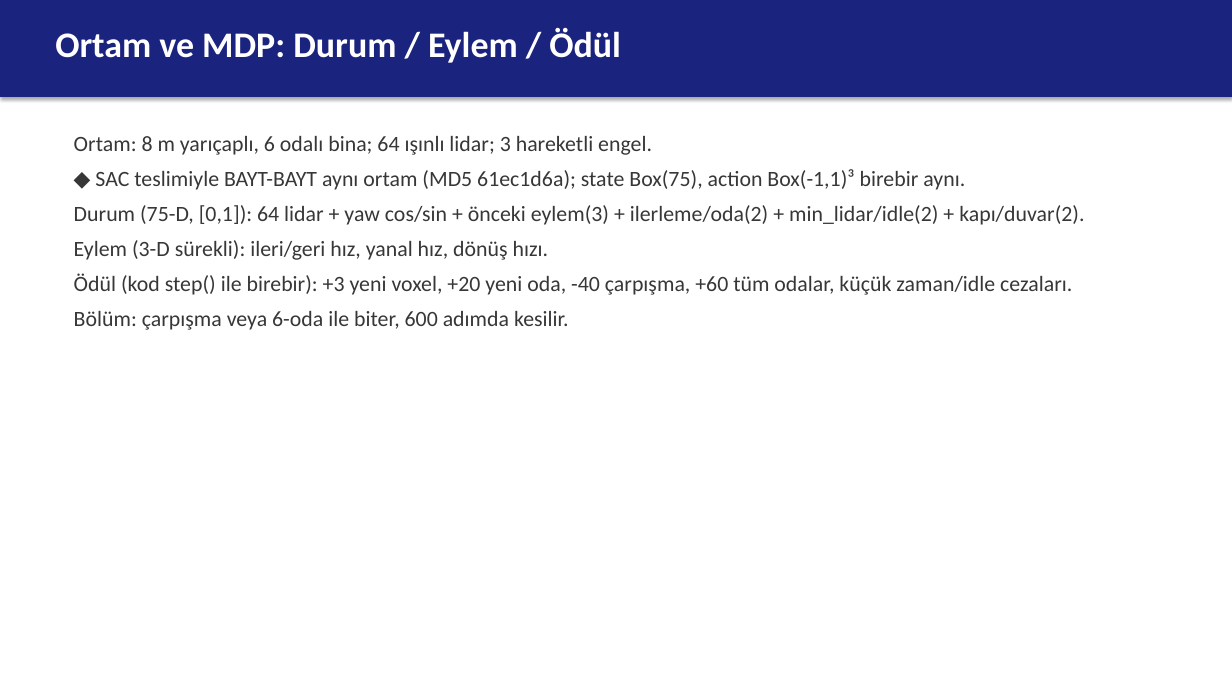
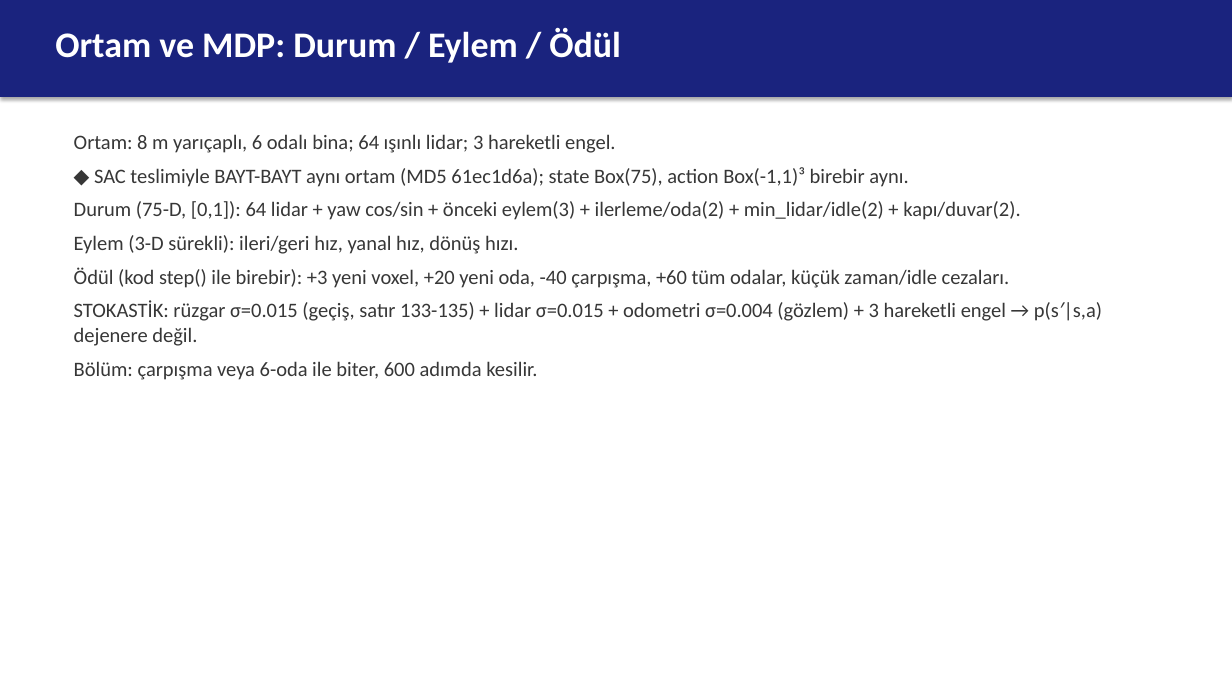
Before and after one commit to berkeryigit/rl_drone_pathfinding, a slide deck: slide 4 of deliverables/sunum/220202046_sunum.pptx. Drawn at 1232x693 pixels with LibreOffice and Linux fonts; fonts in the diff are those of the drawing. Boxes give left, top, right and bottom in pixels: in the first picture for what was removed or moved away, otherwise in the second. Text is boxed around its words. In the diff, an @@ line names an element or a change of style, - is before the commit and + after.

Commit message:
savunma: rapor+sunum detaylandirildi (4 alan, stokastiklik degerleri+kod satiri+ornek, her isterler.md sorusu gerekceli)
- rapor Bolum 9: 4 alt-bolum, sigma degerleri, p(s'|s,a) ornegi, top/Atari analojileri, belief state
- sunum: tek savunma slaydi -> 4 detayli slayt + Ortam slaytina stokastiklik degerleri
- DesignFolder/prompt.md ayni detayla guncellendi

```diff
--- a/deliverables/sunum/220202046_sunum.pptx
+++ b/deliverables/sunum/220202046_sunum.pptx
@@ text at [74,134,1020,380]: size 17 to 16 pt in "Ortam: 8 m yarıçaplı, 6 odalı bina; ...", "◆ SAC teslimiyle BAYT-BAYT aynı ortam (MD5 ...", "Durum (75-D, [0,1]): 64 lidar + yaw ...", "Eylem (3-D sürekli): ileri/geri hız, yanal hız, ..." and 2 more places @@
@@ text at [74,300,1103,346]: paragraph added @@
+STOKASTİK: rüzgar σ=0.015 (geçiş, satır 133-135) + lidar σ=0.015 + odometri σ=0.004 (gözlem) + 3 hareketli engel → p(s′|s,a) dejenere değil.
```
Also in this commit, not shown: 4 slides added, 1 slide removed, 4 other files.
